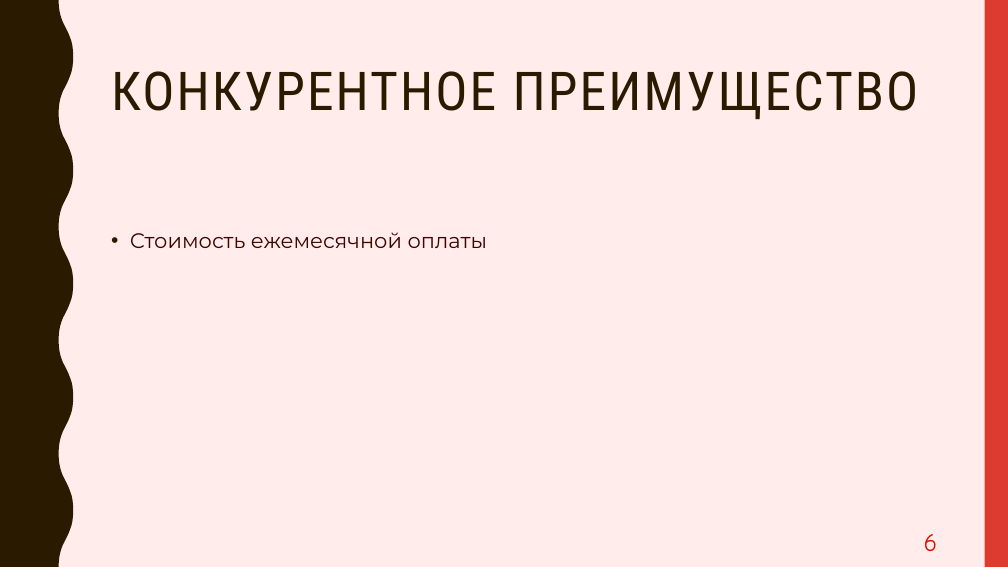
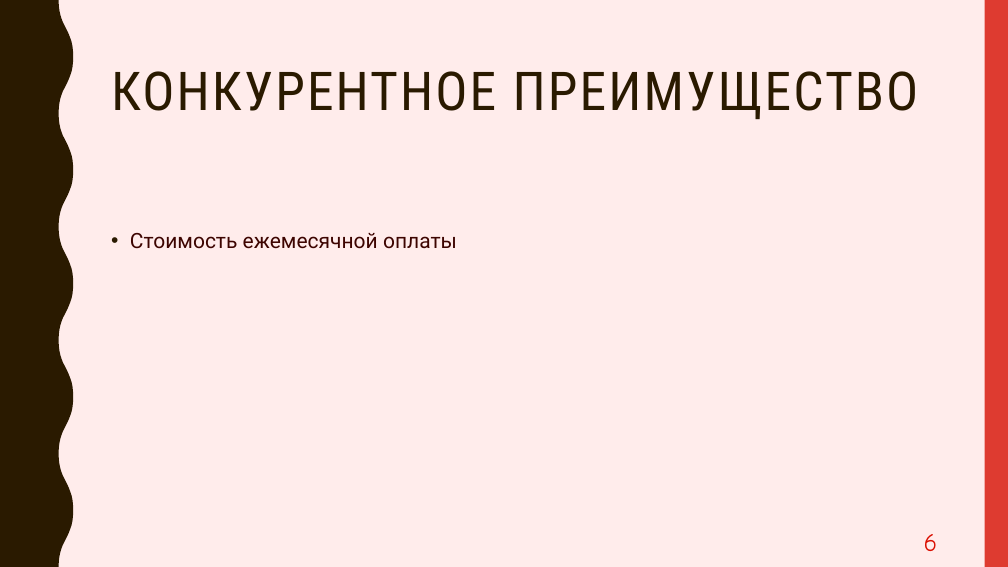
Before and after one commit to PavelPutin/restobook, a slide deck: slide 6 of presentation/Restobook.pptx. Drawn at 1008x567 pixels with LibreOffice and Linux fonts; fonts in the diff are those of the drawing. Boxes give left, top, right and bottom in pixels: in the first picture for what was removed or moved away, otherwise in the second. Text is boxed around its words. In the diff, an @@ line names an element or a change of style, - is before the commit and + after.

```diff
--- a/presentation/Restobook.pptx
+++ b/presentation/Restobook.pptx
@@ text "Стоимость ежемесячной оплаты" at (130, 233, 457, 249): font Montserrat to Roboto @@
```
Also in this commit, not shown: 9 other slides changed, 1 other file.
